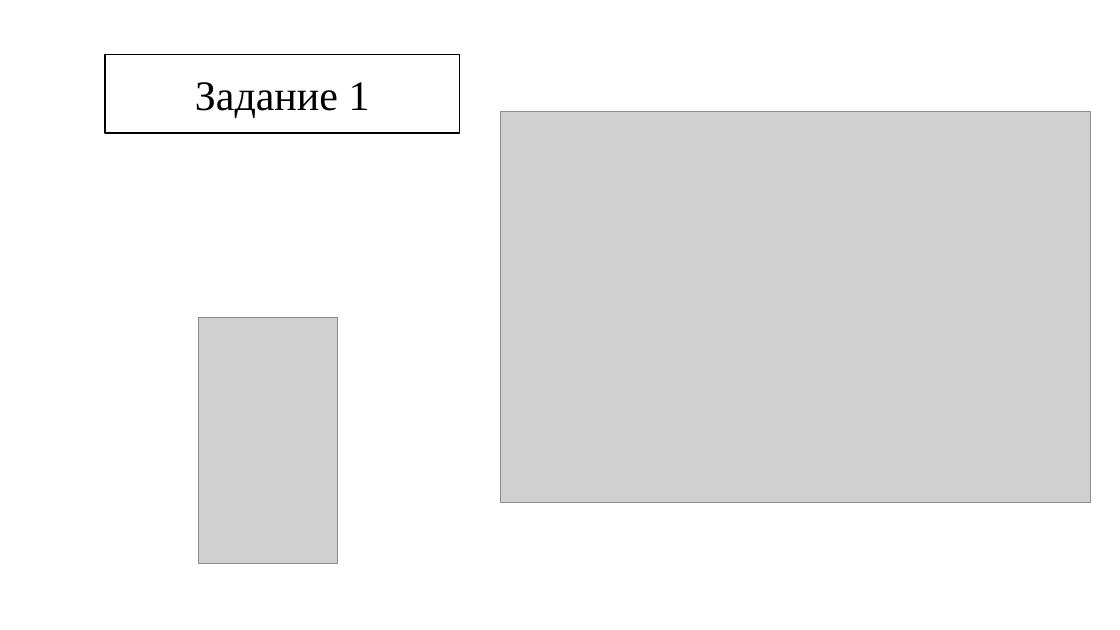
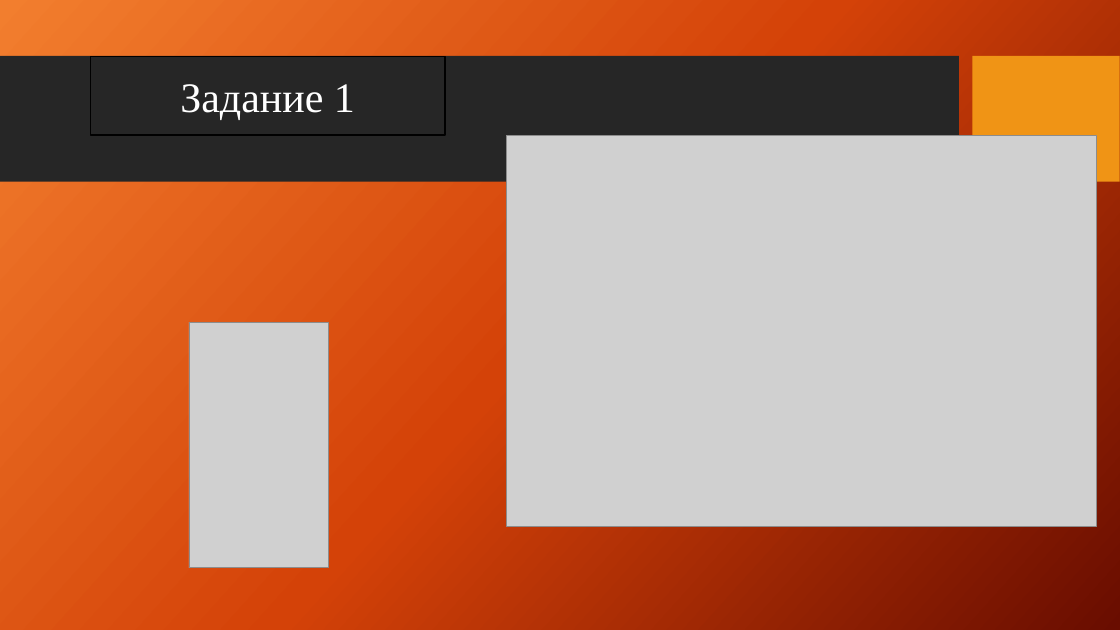
Before and after one commit to UlianovNikita/practic, a slide deck: slide 8 of Презентация по практике.pptx. Drawn at 1120x630 pixels with LibreOffice and Linux fonts; fonts in the diff are those of the drawing; grey boxes stand for pictures; background and template pictures are left out. Boxes give left, top, right and bottom in pixels: in the first picture for what was removed or moved away, otherwise in the second. Text is boxed around its words. In the diff, an @@ line names an element or a change of style, - is before the commit and + after.

```diff
--- a/Презентация по практике.pptx
+++ b/Презентация по практике.pptx
@@ background #FFFFFF to picture (left out) @@
@@ rectangle added at <box>0,56,959,182</box>, fill #262626 @@
@@ rectangle "Задание 1": place and size @@
-rectangle "Задание 1" at <box>105,55,460,134</box>
+rectangle "Задание 1" at <box>91,56,445,135</box>
@@ rectangle "Задание 1" at <box>91,56,445,135</box>: text colour #000000 to #FFFFFF; fill #FFFFFF to none @@
@@ rectangle added at <box>973,56,1120,182</box>, fill #F09415 @@
@@ picture: place and size @@
-picture at <box>500,112,1091,503</box>
+picture at <box>507,135,1097,527</box>
@@ picture: place and size @@
-picture at <box>198,318,338,564</box>
+picture at <box>189,322,329,568</box>
```
Also in this commit, not shown: 17 other slides changed.
